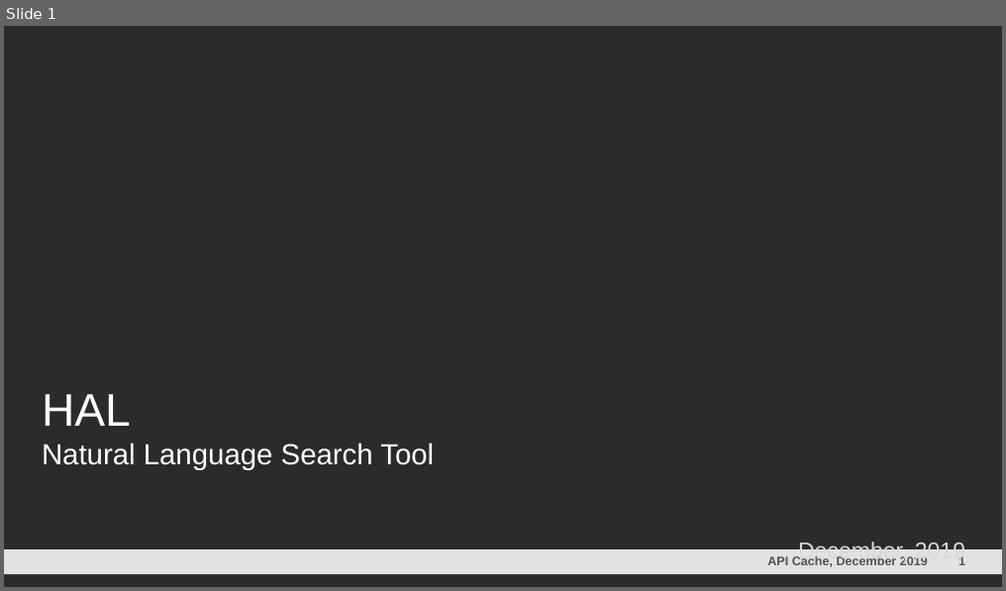
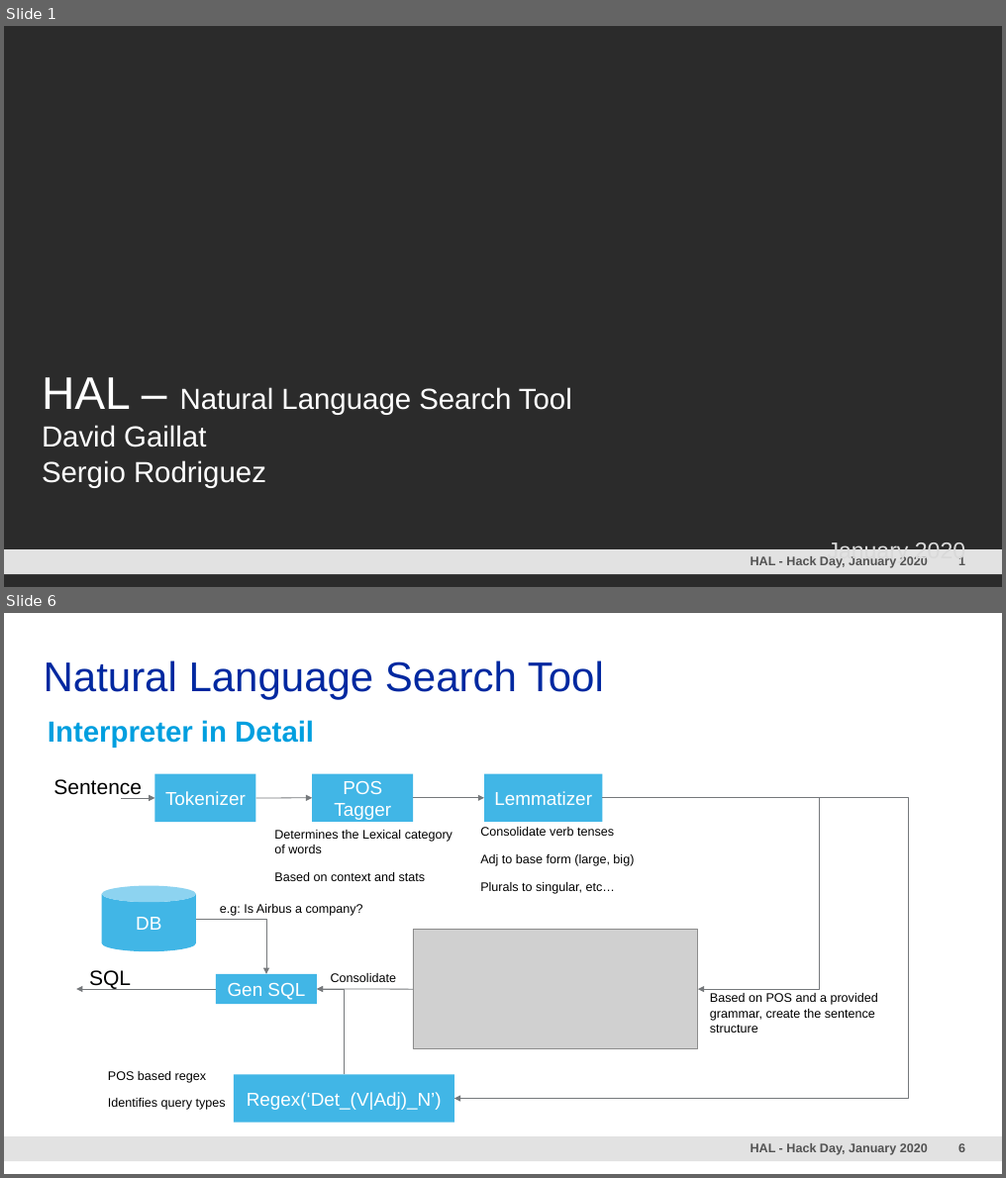
Before and after one commit to davidgaillat/HAL, a slide deck: HAL.pptm. Shown one above the other, each under a label of ours: slide 1 before the commit, slides 1 and 6 after it; the slides between them are not shown. The pictures are 1006x591 and 1006x1178 pixels, drawn with LibreOffice and Linux fonts; fonts in the diff are those of the drawing; grey boxes stand for pictures; background and template pictures are left out; a plain dark background stands for a picture behind light text. Boxes give left, top, right and bottom in pixels: in the first picture for what was removed or moved away, otherwise in the second. Text is boxed around its words. In the diff, an @@ line names an element or a change of style, - is before the commit and + after.

```diff
--- a/HAL.pptm
+++ b/HAL.pptm
@@ slide 6 added at box(4, 613, 1002, 1174), background #FFFFFF; not listed: 3 template elements that a slide beside it also shows @@
@@ title added at box(44, 661, 604, 700), 40 pt, text #0028A0 @@
+Natural Language Search Tool
@@ text added at box(48, 720, 314, 747), 28 pt, text #009FDF, bold @@
+Interpreter in Detail
@@ text added at box(54, 779, 142, 799), 20 pt, text #000000 @@
+Sentence
@@ rectangle added at box(155, 774, 256, 822), fill #41B6E6, 18 pt, text #FFFFFF @@
+Tokenizer
@@ rectangle added at box(313, 774, 414, 822), fill #41B6E6, 18 pt, text #FFFFFF @@
+POS Tagger
@@ rectangle added at box(484, 774, 603, 822), fill #41B6E6, 18 pt, text #FFFFFF @@
+Lemmatizer
@@ arrow added from (122, 798) to (155, 798), #75787B 0.75 pt @@
@@ arrow added from (256, 798) to (313, 798), #75787B 0.75 pt @@
@@ arrow added from (414, 798) to (484, 798), #75787B 0.75 pt @@
@@ elbow arrow added from (602, 798) to (454, 1099), #75787B 0.75 pt @@
@@ elbow arrow added from (602, 798) to (698, 989), #75787B 0.75 pt @@
@@ text added at box(274, 830, 452, 881), 12 pt, text #000000 @@
+Determines the Lexical category of words
+Based on context and stats
@@ text added at box(480, 827, 634, 894), 12 pt, text #000000 @@
+Consolidate verb tenses
+Adj to base form (large, big)
+Plurals to singular, etc…
@@ cylinder added at box(102, 886, 196, 953), fill #41B6E6, 18 pt, text #FFFFFF @@
+DB
@@ text added at box(220, 904, 363, 916), 12 pt, text #000000 @@
+e.g: Is Airbus a company?
@@ elbow arrow added from (196, 919) to (266, 974), #75787B 0.75 pt @@
@@ picture added at box(413, 930, 698, 1050) @@
@@ arrow added from (216, 989) to (76, 989), #75787B 0.75 pt @@
@@ text added at box(89, 970, 131, 990), 20 pt, text #000000 @@
+SQL
@@ rectangle added at box(216, 974, 317, 1004), fill #41B6E6, 18 pt, text #FFFFFF @@
+Gen SQL
@@ elbow arrow added from (344, 1075) to (317, 989), #75787B 0.75 pt @@
@@ arrow added from (413, 989) to (317, 989), #75787B 0.75 pt @@
@@ text added at box(331, 973, 396, 982), 12 pt, text #000000 @@
+Consolidate
@@ text added at box(710, 993, 878, 1033), 12 pt, text #000000 @@
+Based on POS and a provided grammar, create the sentence structure
@@ text added at box(108, 1071, 226, 1110), 12 pt, text #000000 @@
+POS based regex
+Identifies query types
@@ rectangle added at box(234, 1075, 454, 1123), fill #41B6E6, 18 pt, text #FFFFFF @@
+Regex(‘Det_(V|Adj)_N’)
@@ slide 1 changed as well @@
@@ text at box(42, 377, 572, 488): text changed @@
-HAL
-Natural Language Search Tool
+HAL – Natural Language Search Tool
+David Gaillat
+Sergio Rodriguez
@@ text at box(750, 557, 928, 569): text changed @@
-API Cache, December 2019
+HAL - Hack Day, January 2020
@@ text at box(828, 540, 965, 564): text changed @@
-December, 2019
+January 2020
```
Also in this commit, not shown: 2 other slides changed, 4 other slides added, 13 slides removed.
